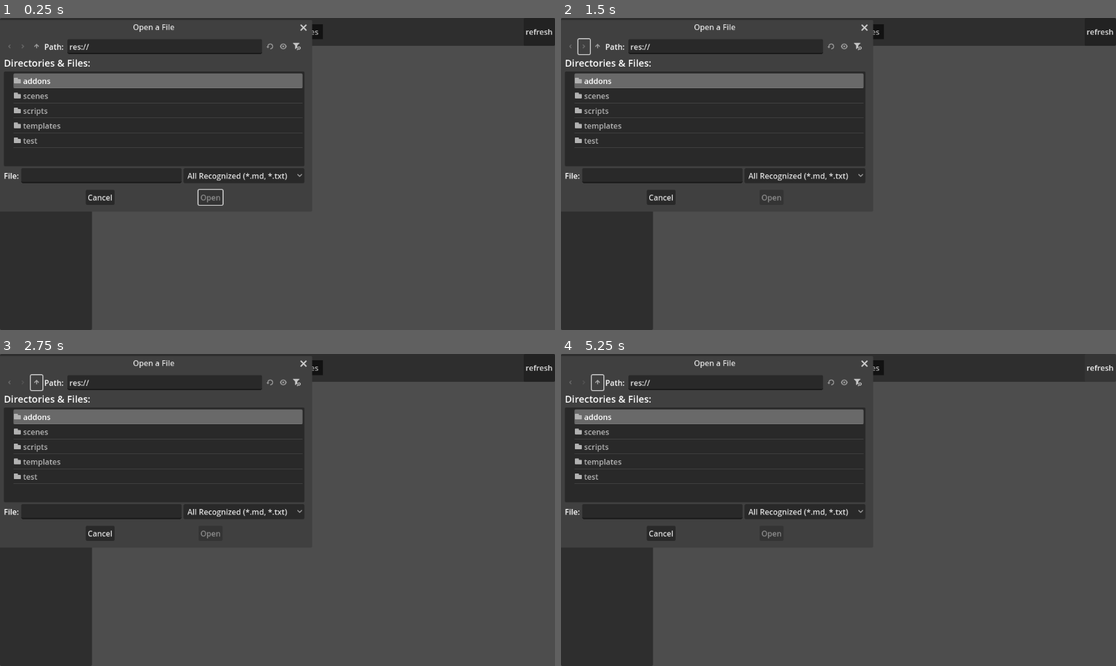
Above: before the commit, frames 1-4 (two rows, left to right).
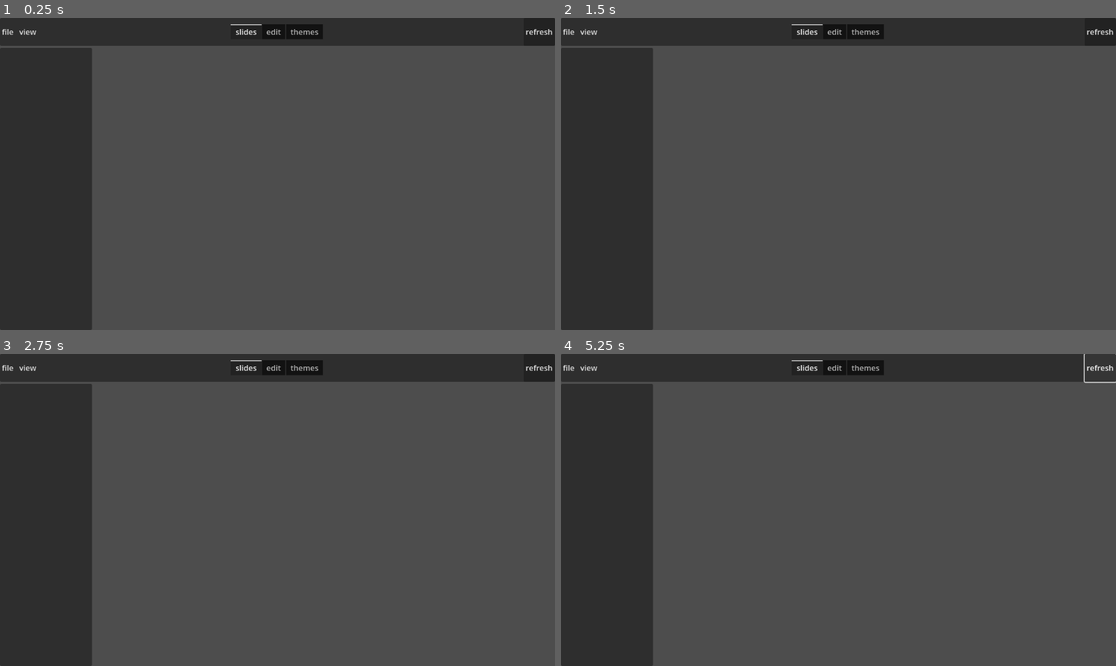
Above: after the commit, the same moments.

Repository: WinnerWind/gmdp
Game: Godot game, scene res://scenes/main.tscn
Same seed, same stepped clock (60 frames per second), same inputs: the game is played once before the commit and once after it. The project has no main scene, so this scene is started directly.
Inputs (mouse positions are in pixels of both pictures, inside the frame that each line leads up to):
- Up to frame 1 (0.25 s): no input
- Up to frame 2 (1.5 s): click (583, 46) at 0.52 s; click (583, 46) at 1.27 s
- Up to frame 3 (2.75 s): click (38, 382) at 2.02 s
- Up to frame 4 (5.25 s): click (599, 382) at 2.77 s; click "file" at 3.5 s; click "view" at 4.25 s; click "refresh" at 5 s

The runs differ from the first frame. In frame 1, 16% of the frame differs, in the area x 0-57%, y 2-61%; in frame 2, 16%; in frame 3, 16%; in frame 4, 16%, in the area x 0-100%, y 0-60%.

Commit message:
Saving and loading

Diff:
--- a/scenes/main.tscn
+++ b/scenes/main.tscn
@@ -1,12 +1,13 @@
-[gd_scene load_steps=6 format=3 uid="uid://dxdx73k3pcw5t"]
+[gd_scene load_steps=7 format=3 uid="uid://dxdx73k3pcw5t"]
 
 [ext_resource type="Script" uid="uid://drv52qxljc4b0" path="res://scripts/presentation_manager.gd" id="1_o5qli"]
 [ext_resource type="PackedScene" uid="uid://duimm05pw8ngk" path="res://scenes/prefabs/slide_button.tscn" id="2_0wfyh"]
 [ext_resource type="PackedScene" uid="uid://dt8k4dbtsyj0o" path="res://scenes/prefabs/page_subviewport.tscn" id="3_sugp2"]
 [ext_resource type="Script" uid="uid://calus87qprk6b" path="res://scripts/themes_list.gd" id="4_jyhfs"]
+[ext_resource type="Script" uid="uid://44uiw2fma3fp" path="res://scripts/popup_menu_button.gd" id="4_tefeu"]
 [ext_resource type="PackedScene" uid="uid://b04phw386lbcv" path="res://scenes/prefabs/theme_entry.tscn" id="5_tbgi4"]
 
-[node name="Main" type="VBoxContainer" node_paths=PackedStringArray("main_slide_sorter", "main_slide_scroll", "slide_buttons_sorter", "text_editor", "themes_view", "slides_view")]
+[node name="Main" type="VBoxContainer" node_paths=PackedStringArray("main_slide_sorter", "main_slide_scroll", "slide_buttons_sorter", "text_editor", "themes_view", "slides_view", "open_file", "save_file")]
 anchors_preset = 15
 anchor_right = 1.0
 anchor_bottom = 1.0
@@ -20,6 +21,8 @@
 text_editor = NodePath("Editor")
 themes_view = NodePath("Themes")
 slides_view = NodePath("Slides View")
+open_file = NodePath("Open File Dialog")
+save_file = NodePath("Save File")
 slide_button_scene = ExtResource("2_0wfyh")
 page_subviewport = ExtResource("3_sugp2")
 
@@ -47,10 +50,12 @@
 popup/item_2/id = 2
 popup/item_3/text = "Exit"
 popup/item_3/id = 3
+script = ExtResource("4_tefeu")
 
 [node name="view" type="MenuButton" parent="Navbar/Sorter/Left"]
 layout_mode = 2
 text = "view"
+script = ExtResource("4_tefeu")
 
 [node name="Center" type="HBoxContainer" parent="Navbar/Sorter"]
 layout_mode = 2
@@ -196,12 +201,16 @@
 [node name="Open File Dialog" type="FileDialog" parent="."]
 title = "Open a File"
 position = Vector2i(0, 36)
-visible = true
 ok_button_text = "Open"
 file_mode = 0
 filters = PackedStringArray("*.md", "*.txt")
 use_native_dialog = true
 
+[node name="Save File" type="FileDialog" parent="."]
+filters = PackedStringArray("*.md", "*.txt")
+use_native_dialog = true
+
+[connection signal="id_pressed" from="Navbar/Sorter/Left/file" to="." method="file_menu_functions"]
 [connection signal="tab_changed" from="Navbar/Sorter/Center/Tabs" to="." method="_on_tabs_tab_changed"]
 [connection signal="pressed" from="Navbar/Sorter/Right/Refresh" to="." method="refresh"]
 [connection signal="text_changed" from="Editor" to="." method="set_text_content"]
@@ -209,3 +218,4 @@
 [connection signal="pressed" from="Themes/Sorter/Info/Buttons/Use" to="Themes" method="use_theme"]
 [connection signal="pressed" from="Themes/Sorter/Info/Buttons/URL" to="Themes" method="open_url"]
 [connection signal="file_selected" from="Open File Dialog" to="." method="set_file_path"]
+[connection signal="file_selected" from="Save File" to="." method="save"]
--- /dev/null
+++ b/scripts/popup_menu_button.gd
@@ -0,0 +1,9 @@
+extends MenuButton
+class_name PopupMenuButton
+
+signal index_pressed(index:int)
+signal id_pressed(id:int)
+
+func _ready() -> void:
+	get_popup().index_pressed.connect(index_pressed.emit)
+	get_popup().id_pressed.connect(id_pressed.emit)
--- a/scripts/presentation_manager.gd
+++ b/scripts/presentation_manager.gd
@@ -10,6 +10,9 @@
 @export var text_editor:TextEdit
 @export var themes_view:Control
 @export var slides_view:Control
+@export_subgroup("FileDialogs")
+@export var open_file:FileDialog
+@export var save_file:FileDialog
 
 @export_category("PackedScenes")
 @export var slide_button_scene:PackedScene
@@ -81,7 +84,7 @@
 	for child in slide_buttons_sorter.get_children(): child.queue_free()
 	for index in pages.size():
 		var page = pages[index]
-		await get_tree().process_frame
+		await get_tree().process_frame # Required to get subviewport texture
 		var page_preview = main_slide_sorter.get_child(index).get_subviewport_texture()
 		var slide_button:SlideButton = slide_button_scene.instantiate()
 		slide_button.set_content(index+1, pages.size(), (page.content.replace("\n"," ") if page.content else page.title), page_preview)
@@ -124,3 +127,19 @@
 	MarkdownParser.parse_file_content(MarkdownParser.get_file_content(file_path))
 	text_editor.text = MarkdownParser.text_content
 	refresh()
+
+func save(path:String):
+	var file := FileAccess.open(path, FileAccess.WRITE)
+	file.store_string(MarkdownParser.text_content)
+	file.close()
+	print("Saved!")
+func file_menu_functions(id:int):
+	match id:
+		0: #open file
+			open_file.show()
+		1: #save
+			save_file.show()
+		2: #open new file
+			pass
+		3: #exit
+			get_tree().quit()
Not shown, added: scripts/popup_menu_button.gd.uid
